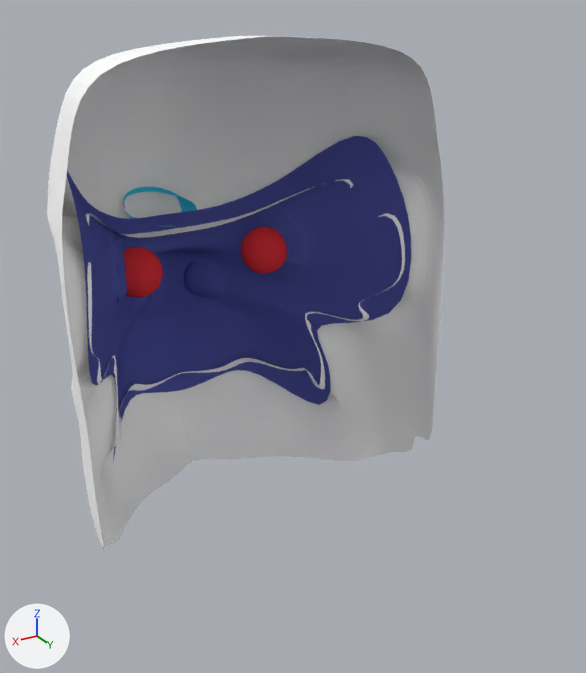
What one commit did to the Blender file yeti.blend.
Rendered twice from a 50 mm camera at (1.66, 1.63, 1.65) aimed at (-0.24, -1.53, 0.07). Lighting does not change. The marker at lower left points along +X, +Y and +Z.

In view in the first picture: 'Plane', 'moto', 'rai', 'rambut base'.
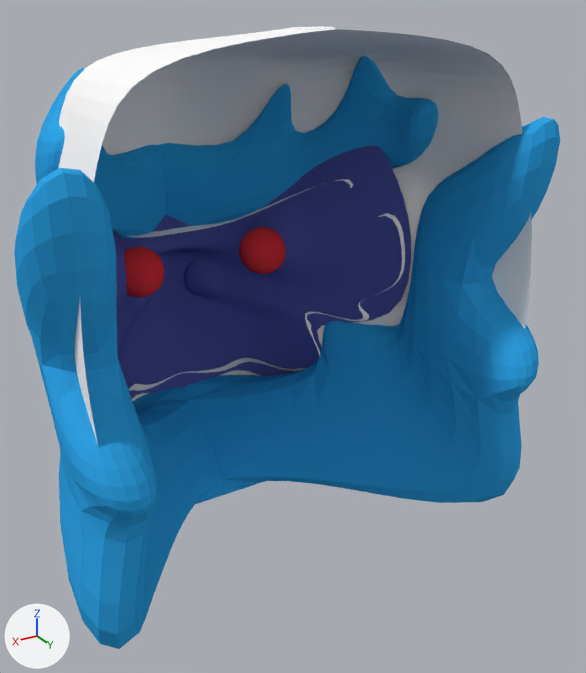
What the commit changed:
Material 'Material' (mat_material) is new.
Its base color is (0.0302, 0.375, 0.8) (blue #31a5e7).
me_plane_002 is used by ob_rambut_base; location (0.0, 0.0, 0.0).
me_plane_002 had 121 vertices, 98 faces and spanned x 0.0..0.93, y -2.62..-1.2, z -0.98..1.48.
me_plane_002 now has 134 vertices, 110 faces and spans x 0.0..1.02, y -2.62..-0.72, z -0.98..1.53.
Part 1, on me_plane_002:
13 vertices move from x 0.0..0.93, y -1.33..-1.2, z -0.57..1.48 to x 0.0..0.99, y -1.15..-1.01, z -0.63..1.51.
13 vertices are added at x 0.0..1.02, y -0.85..-0.72, z -0.63..1.53.
12 new faces join them.
Mesh me_cube is new.
It has 76 vertices, 72 faces and spans x 0.0..4.57, y -9.78..-1.89, z -3.6..5.08.
It uses material mat_material (blue #31a5e7).
Object 'Plane' (ob_plane) is deleted.
Object 'Cube' (ob_cube) is new; it shows me_cube.
Its location is (0.0, 0.0, 0.0).
Its scale is (0.286, 0.286, 0.286).
It gains a MIRROR modifier named 'Mirror'.
Modifier setting: use_clip = True.
It gains a SUBSURF modifier named 'Subsurf'.
Modifier setting: levels = 2.

Pixel boxes [x1, y1, x2, y2] of what changed, in the pictures (586 x 673 px):
'Cube', added (blue): after [14, 56, 560, 649]
'rambut base', reshaped: before [47, 36, 445, 553]; after [58, 26, 532, 540]
'Plane', deleted: before [123, 187, 197, 227]
part 1 of me_plane_002, built on: before [47, 36, 445, 548]; after [58, 26, 532, 540]
